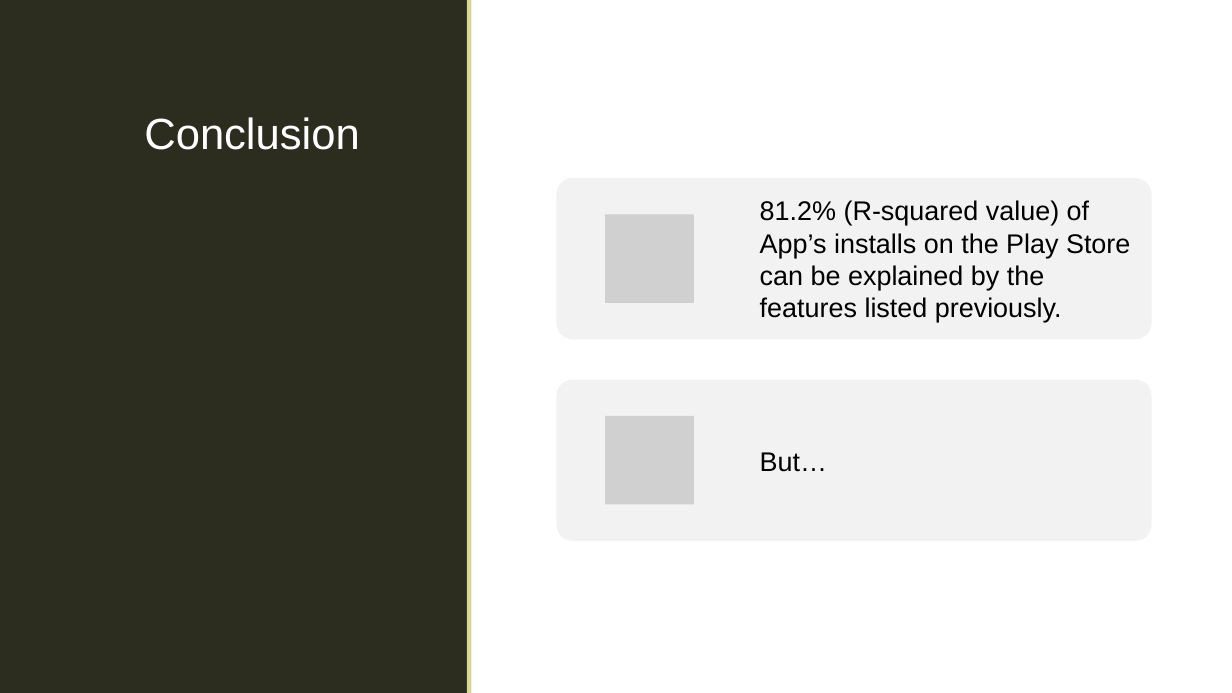
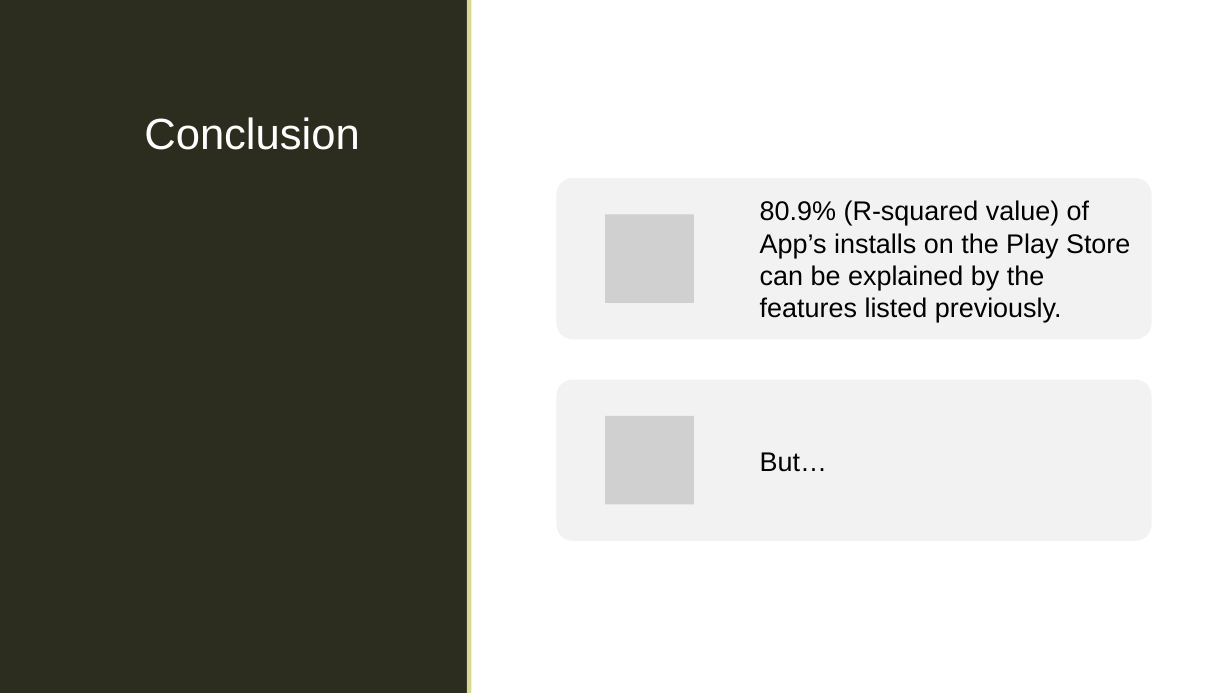
Before and after one commit to Daveedlee/googleplaystoreLR, a slide deck: slide 11 of Project decker.pptx. Drawn at 1232x693 pixels with LibreOffice and Linux fonts; fonts in the diff are those of the drawing; grey boxes stand for pictures; background and template pictures are left out. Boxes give left, top, right and bottom in pixels: in the first picture for what was removed or moved away, otherwise in the second. Text is boxed around its words. In the diff, an @@ line names an element or a change of style, - is before the commit and + after.

```diff
--- a/Project decker.pptx
+++ b/Project decker.pptx
@@ text at box(760, 200, 1130, 323): text changed @@
-81.2% (R-squared value) of App’s installs on the Play Store can be explained by the features listed previously.
+80.9% (R-squared value) of App’s installs on the Play Store can be explained by the features listed previously.
```
Also in this commit, not shown: 2 other slides changed, 2 other files.
